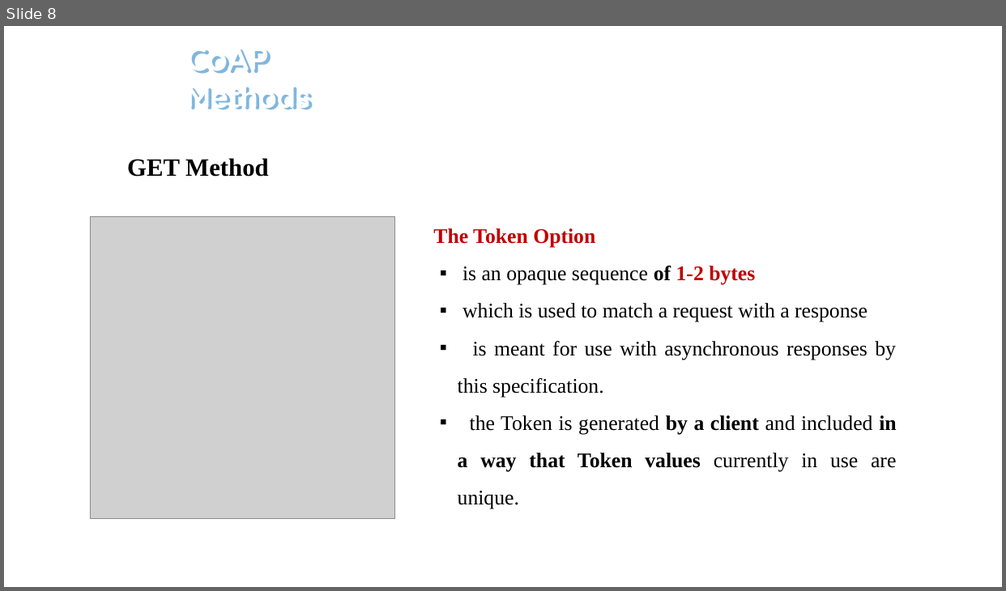
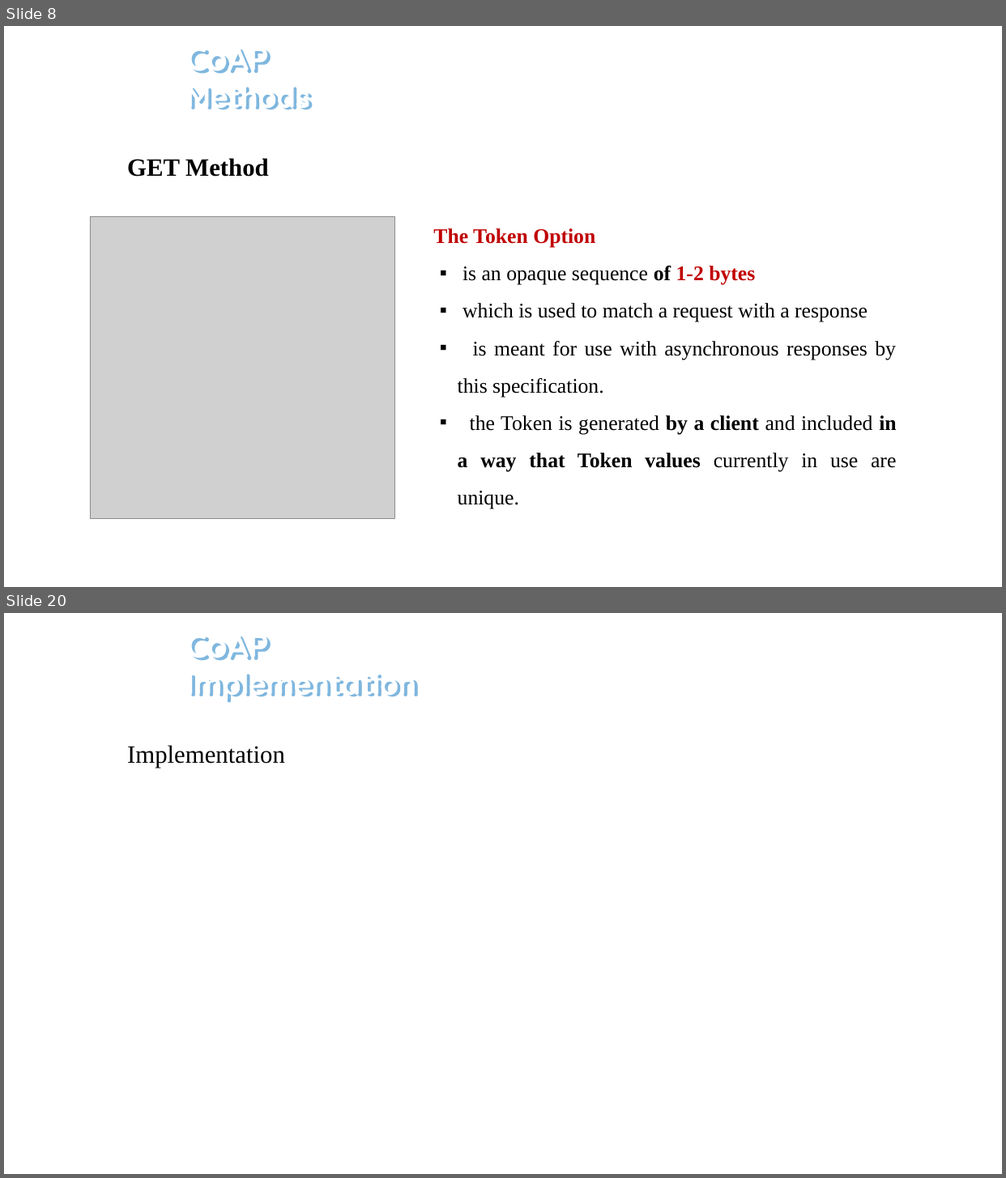
Before and after one commit to hoangnh0194/TrainingTMA, a slide deck: CoAPreport.pptx. Shown one above the other, each under a label of ours: slide 8 before the commit, slides 8 and 20 after it; the slides between them are not shown. The pictures are 1006x591 and 1006x1178 pixels, drawn with LibreOffice and Linux fonts; fonts in the diff are those of the drawing; grey boxes stand for pictures; background and template pictures are left out. Boxes give left, top, right and bottom in pixels: in the first picture for what was removed or moved away, otherwise in the second. Text is boxed around its words. In the diff, an @@ line names an element or a change of style, - is before the commit and + after.

```diff
--- a/CoAPreport.pptx
+++ b/CoAPreport.pptx
@@ slide 20 added at (4, 613, 1002, 1174), background picture (left out); not listed: 1 template element that a slide beside it also shows @@
@@ text added at (186, 636, 417, 703), 29 pt, text #FFFFFF, bold @@
+CoAP
+Implementation
@@ text added at (127, 745, 285, 768), 24 pt, text #000000 @@
+Implementation
```
Also in this commit, not shown: 11 slides changed, 9 other slides added, 1 other file.
